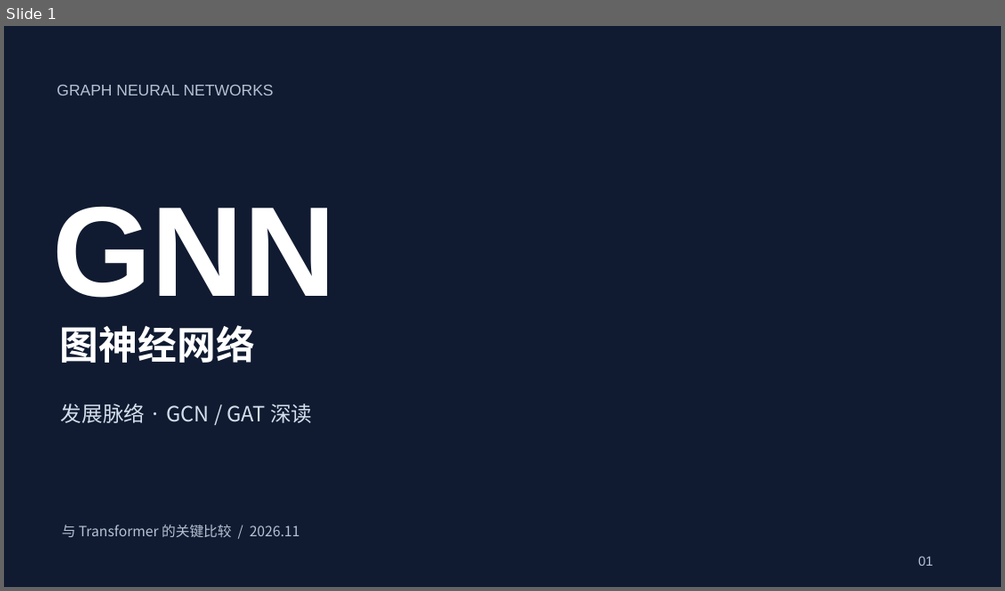
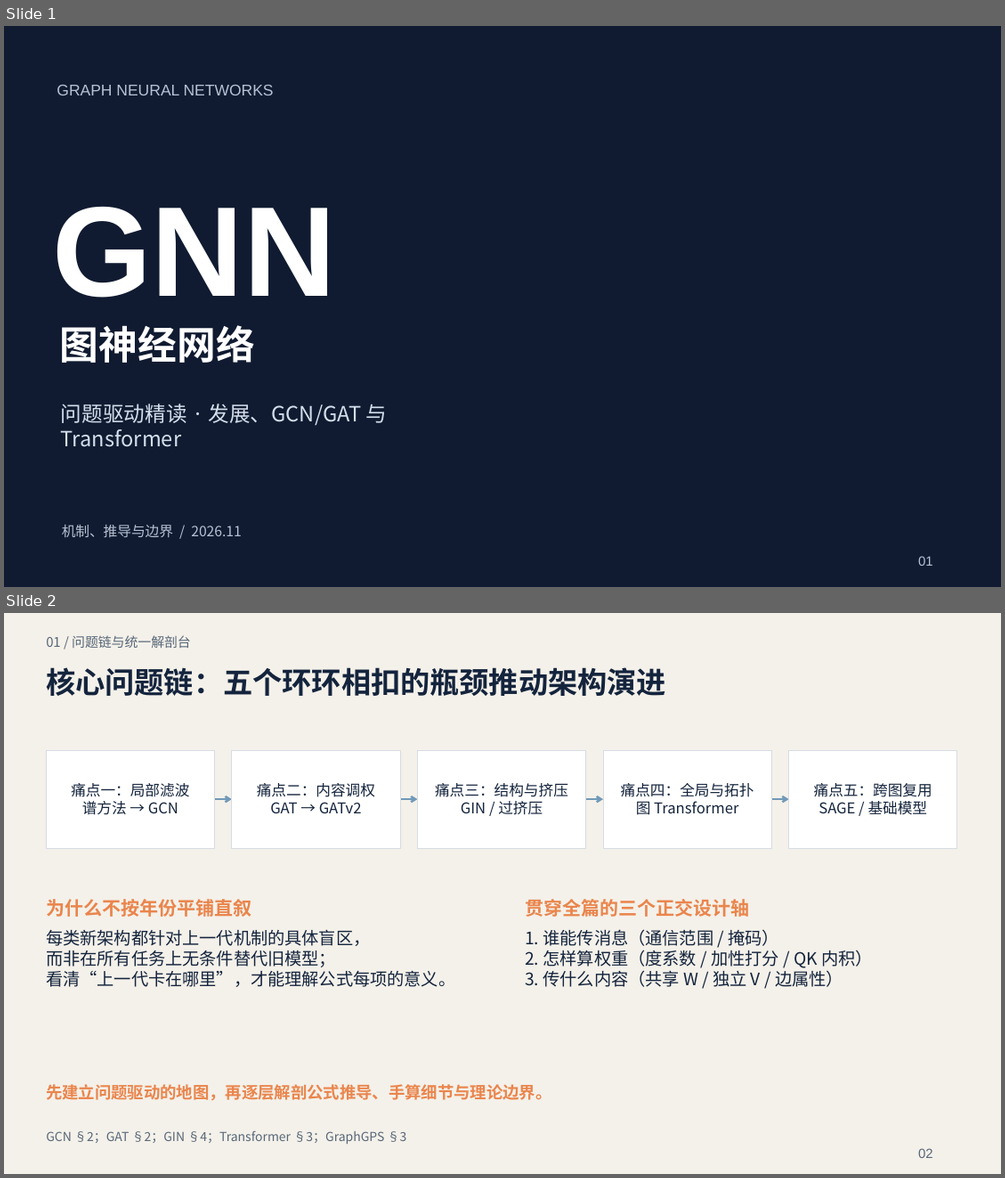
Before and after one commit to guozongzhi/GNN, a slide deck: outputs/presentations/GNN-原理与关键论文.pptx. Shown one above the other, each under a label of ours: slide 1 before the commit, slides 1 and 2 after it. The pictures are 1005x591 and 1005x1178 pixels, drawn with LibreOffice and Linux fonts; fonts in the diff are those of the drawing; background and template pictures are left out. Boxes give left, top, right and bottom in pixels: in the first picture for what was removed or moved away, otherwise in the second. Text is boxed around its words. In the diff, an @@ line names an element or a change of style, - is before the commit and + after.

```diff
--- a/outputs/presentations/GNN-原理与关键论文.pptx
+++ b/outputs/presentations/GNN-原理与关键论文.pptx
@@ slide 2 added at [4,613,1001,1174], background #F4F1EA @@
@@ text added at [46,635,191,648], 12.8 pt, text #586778 @@
+01 / 问题链与统一解剖台
@@ text added at [46,667,666,696], 28.5 pt, text #14243D, bold @@
+核心问题链：五个环环相扣的瓶颈推动架构演进
@@ rectangle added at [46,750,214,848], fill #FFFFFF, outline #D5DCE3 0.75 pt, 14.2 pt, text #14243D @@
+痛点一：局部滤波
+谱方法 → GCN
@@ rectangle added at [232,750,400,848], fill #FFFFFF, outline #D5DCE3 0.75 pt, 14.2 pt, text #14243D @@
+痛点二：内容调权
+GAT → GATv2
@@ rectangle added at [418,750,586,848], fill #FFFFFF, outline #D5DCE3 0.75 pt, 14.2 pt, text #14243D @@
+痛点三：结构与挤压
+GIN / 过挤压
@@ rectangle added at [603,750,771,848], fill #FFFFFF, outline #D5DCE3 0.75 pt, 14.2 pt, text #14243D @@
+痛点四：全局与拓扑
+图 Transformer
@@ rectangle added at [789,750,957,848], fill #FFFFFF, outline #D5DCE3 0.75 pt, 14.2 pt, text #14243D @@
+痛点五：跨图复用
+SAGE / 基础模型
@@ arrow added from (215, 799) to (232, 799), #7199B8 1.88 pt @@
@@ arrow added from (400, 799) to (418, 799), #7199B8 1.88 pt @@
@@ arrow added from (586, 799) to (603, 799), #7199B8 1.88 pt @@
@@ arrow added from (772, 799) to (789, 799), #7199B8 1.88 pt @@
@@ text added at [46,899,251,916], 18 pt, text #EA854C, bold @@
+为什么不按年份平铺直叙
@@ text added at [525,899,749,916], 18 pt, text #EA854C, bold @@
+贯穿全篇的三个正交设计轴
@@ text added at [46,929,455,987], 16.5 pt, text #14243D @@
+每类新架构都针对上一代机制的具体盲区，
+而非在所有任务上无条件替代旧模型；
+看清“上一代卡在哪里”，才能理解公式每项的意义。
@@ text added at [525,929,873,987], 16.5 pt, text #14243D @@
+1. 谁能传消息（通信范围 / 掩码）
+2. 怎样算权重（度系数 / 加性打分 / QK 内积）
+3. 传什么内容（共享 W / 独立 V / 边属性）
@@ text added at [46,1084,551,1101], 15.8 pt, text #EA854C, bold @@
+先建立问题驱动的地图，再逐层解剖公式推导、手算细节与理论边界。
@@ text added at [46,1130,407,1143], 12 pt, text #586778 @@
+GCN §2；GAT §2；GIN §4；Transformer §3；GraphGPS §3
@@ text added at [918,1148,933,1158], 12.8 pt, text #586778 @@
+02
@@ slide 1 changed as well @@
@@ text at [61,403,388,447]: text changed @@
-发展脉络 · GCN / GAT 深读
+问题驱动精读 · 发展、GCN/GAT 与 Transformer
@@ text at [62,524,242,537]: text changed @@
-与 Transformer 的关键比较 / 2026.11
+机制、推导与边界 / 2026.11
```
Also in this commit, not shown: 7 other slides changed, 24 other slides added, 18 slides removed, 5 other files.
